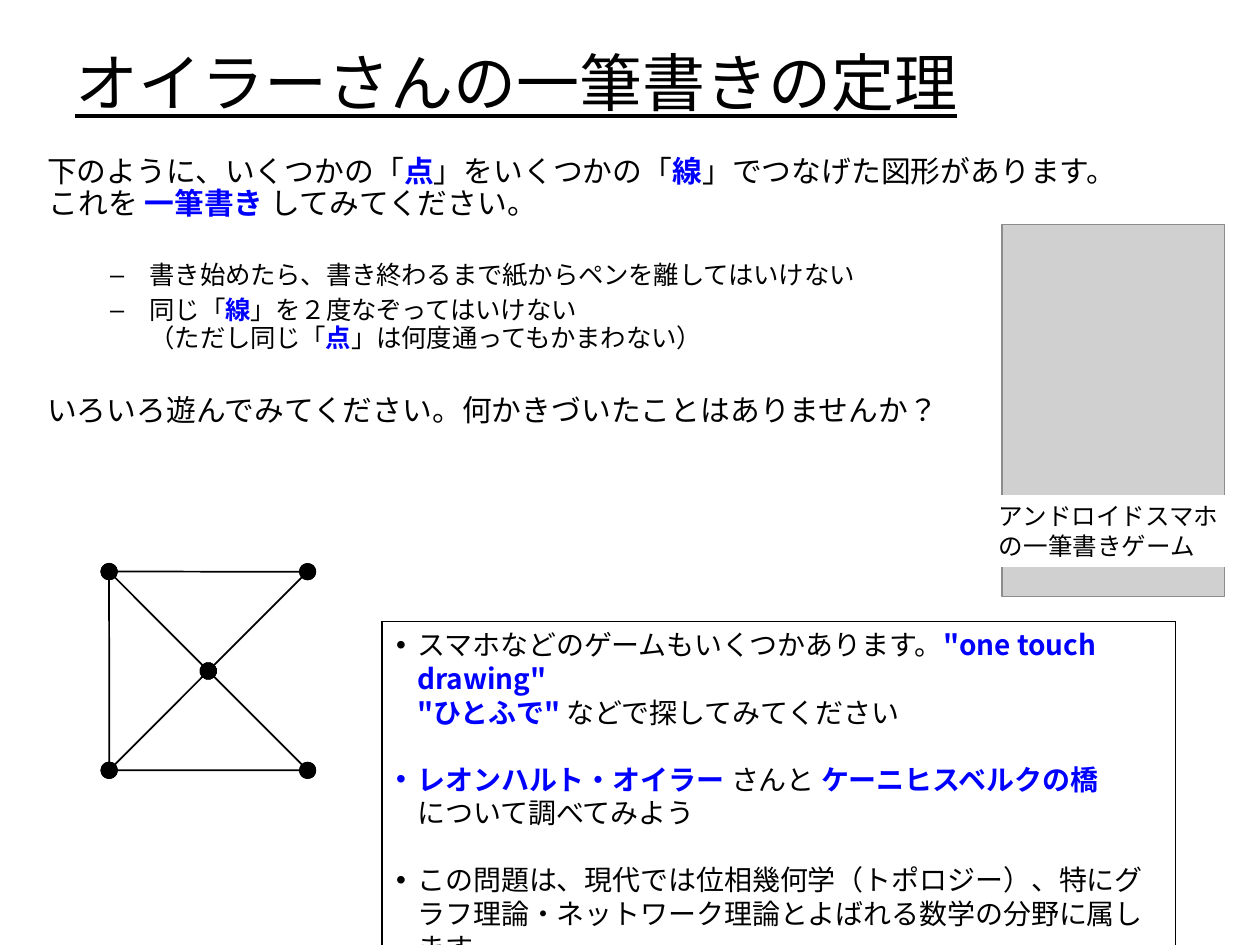
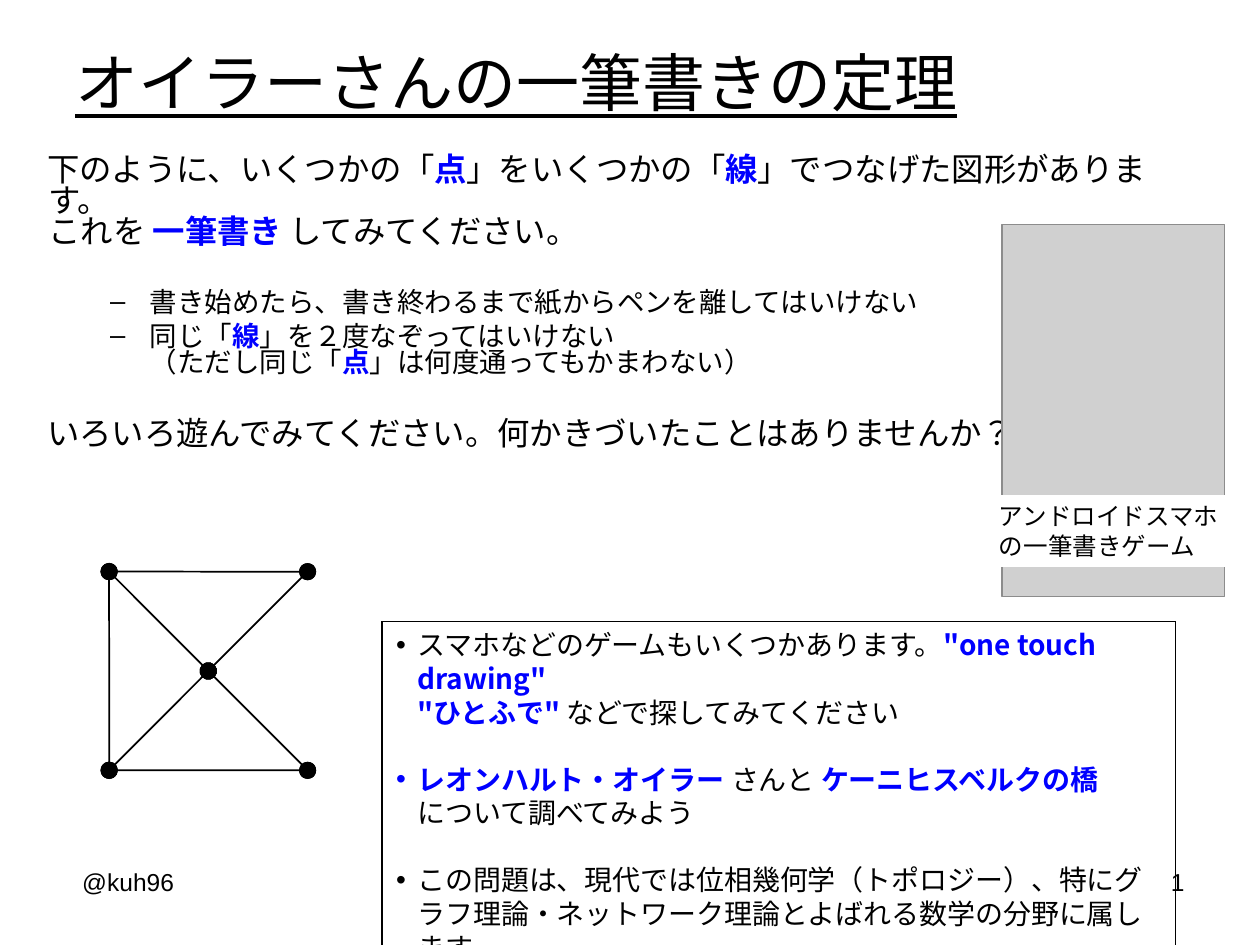
Before and after one commit to kuh96/qzz, a slide deck: slide 1 of one-touch.ppt. Drawn at 1260x945 pixels with LibreOffice and Linux fonts; fonts in the diff are those of the drawing; grey boxes stand for pictures. Boxes give left, top, right and bottom in pixels: in the first picture for what was removed or moved away, otherwise in the second. Text is boxed around its words. In the diff, an @@ line names an element or a change of style, - is before the commit and + after.

```diff
--- a/one-touch.ppt
+++ b/one-touch.ppt
@@ text "下のように、いくつかの「点」をいくつかの「線」でつなげた図形があります。 これを 一筆書き してみてください。" at (x1=47, y1=153, x2=1146, y2=454): size 17 to 18.5 pt in "下のように、いくつかの「点」をいくつかの「線」でつなげた図形があります。 これを 一筆書き してみてください。", "いろいろ遊んでみてください。何かきづいたことはありませんか？"; size 14.4 to 15.7 pt in "書き始めたら、書き終わるまで紙からペンを離してはいけない", "同じ「線」を２度なぞってはいけない （ただし同じ「点」は何度通ってもかまわない）"; line spacing 0.9 to 0.8 @@
@@ text added at (x1=82, y1=873, x2=174, y2=895), 14 pt, text #000000 @@
+@kuh96
@@ page number added at (x1=1171, y1=871, x2=1185, y2=896), 14 pt, text #000000 @@
+1
```
Also in this commit, not shown: 6 other slides changed, 6 other files.
